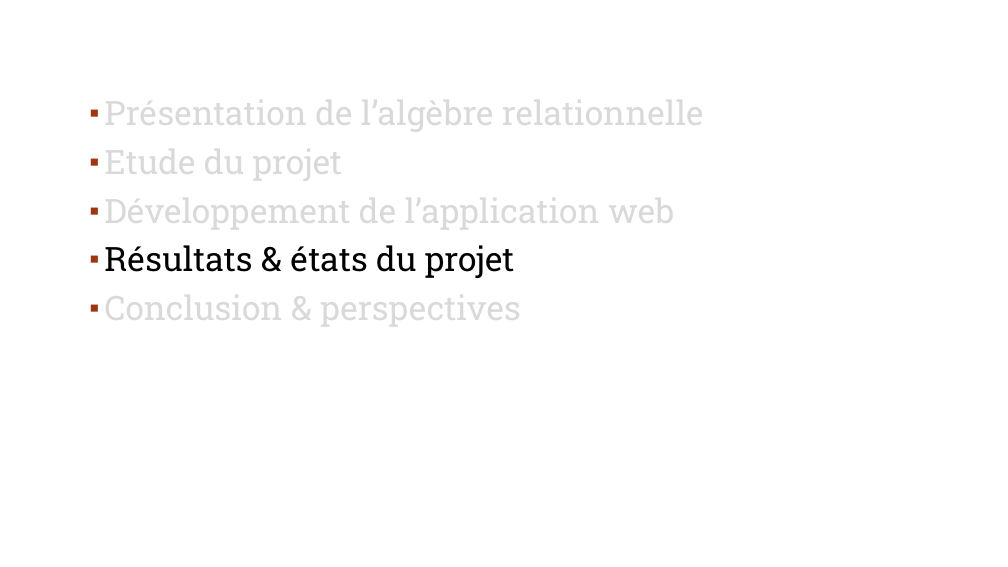
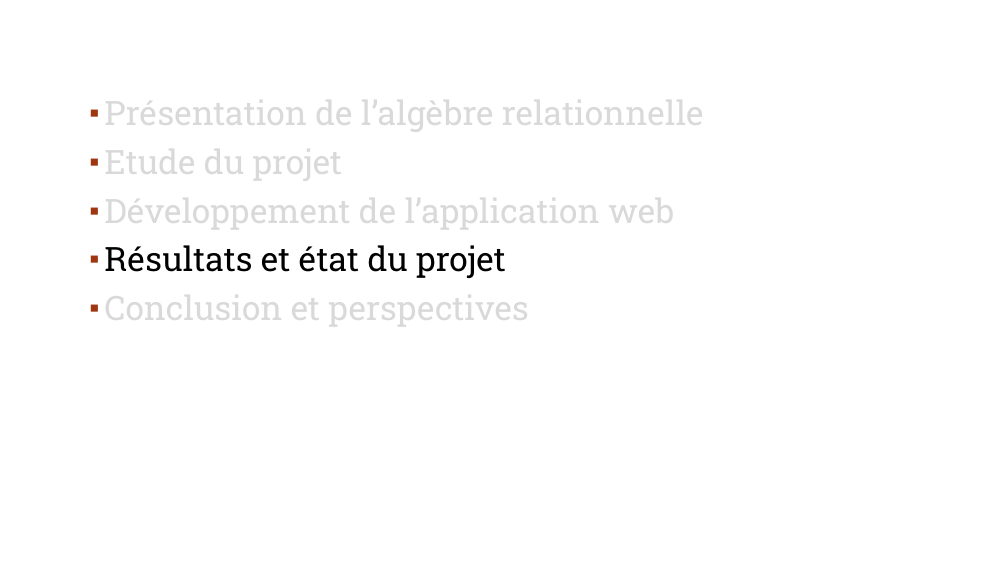
Before and after one commit to ncourvoisier/sar, a slide deck: slide 19 of doc/soutenanceSARV2.pptx. Drawn at 1008x567 pixels with LibreOffice and Linux fonts; fonts in the diff are those of the drawing; background and template pictures are left out. Boxes give left, top, right and bottom in pixels: in the first picture for what was removed or moved away, otherwise in the second. Text is boxed around its words. In the diff, an @@ line names an element or a change of style, - is before the commit and + after.

```diff
--- a/doc/soutenanceSARV2.pptx
+++ b/doc/soutenanceSARV2.pptx
@@ text at (104,245,529,330): text changed; text colour #000000 to #D9D9D9 @@
-▪ Résultats & états du projet
-▪ Conclusion & perspectives
+▪ Résultats et état du projet
+▪ Conclusion et perspectives
```
Also in this commit, not shown: 23 other slides changed, 1 other file.
